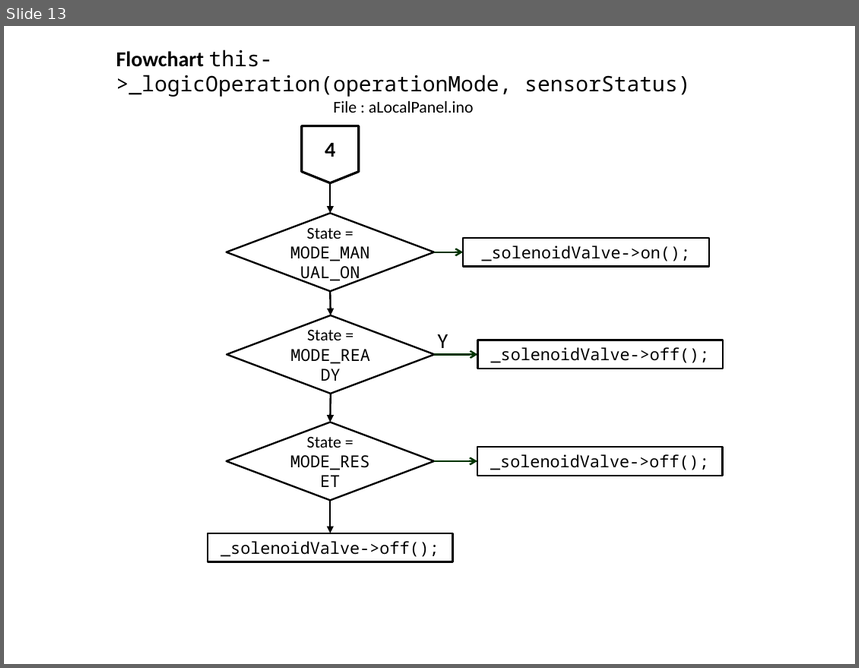
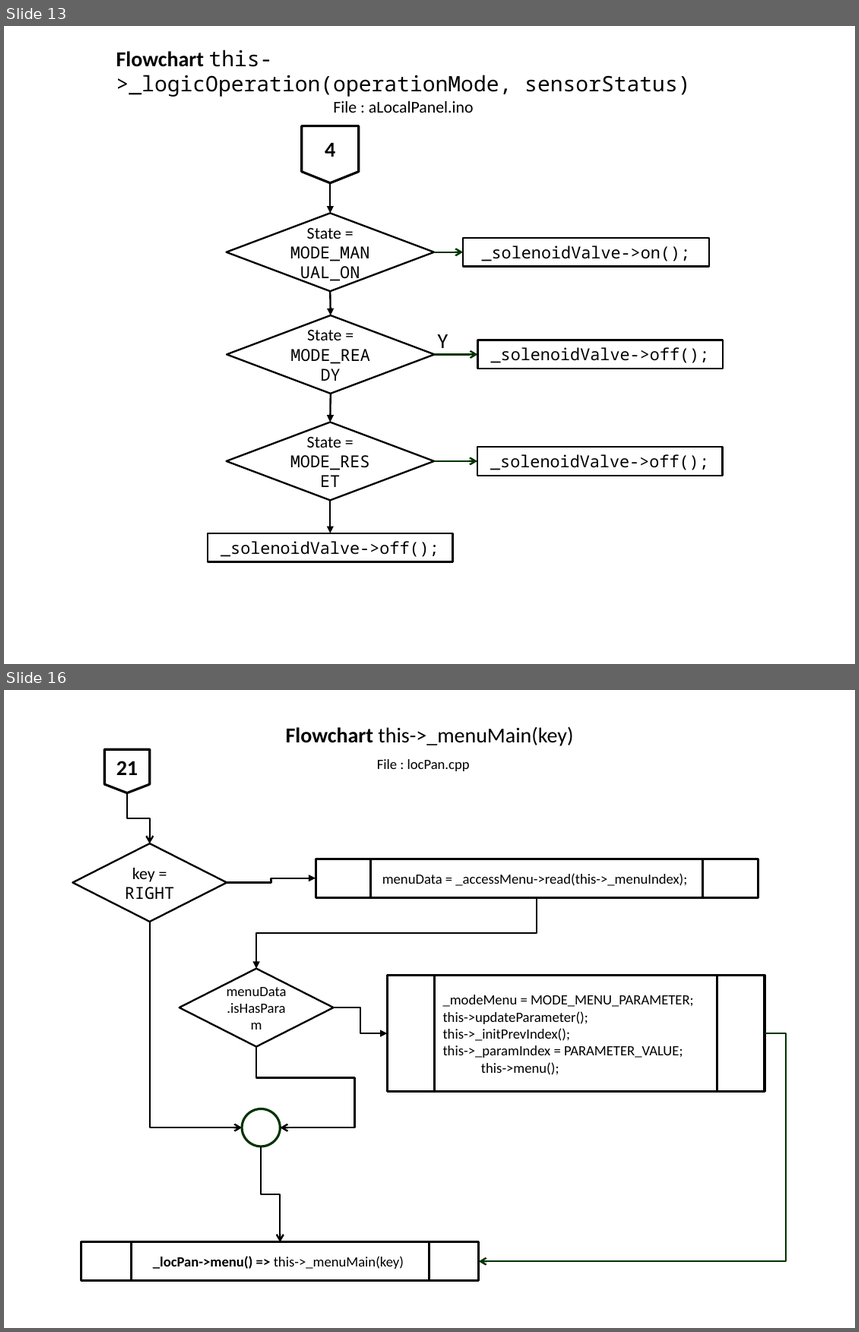
Before and after one commit to slametsampon/WFPS, a slide deck: resources/WFPS.pptx. Shown one above the other, each under a label of ours: slide 13 before the commit, slides 13 and 16 after it; the slides between them are not shown. The pictures are 859x668 and 859x1332 pixels, drawn with LibreOffice and Linux fonts; fonts in the diff are those of the drawing; background and template pictures are left out. Boxes give left, top, right and bottom in pixels: in the first picture for what was removed or moved away, otherwise in the second. Text is boxed around its words. In the diff, an @@ line names an element or a change of style, - is before the commit and + after.

Commit message:
Update Flowchart _locPan->menu()

```diff
--- a/resources/WFPS.pptx
+++ b/resources/WFPS.pptx
@@ slide 16 added at <box>4,690,855,1328</box>, background picture (left out) @@
@@ title added at <box>286,726,573,746</box>, 18 pt, text #000000 @@
+Flowchart this->_menuMain(key)
@@ flow chart offpage connector added at <box>104,749,150,793</box>, outline #000000 2 pt, 18 pt, text #000000, bold @@
+21
@@ text added at <box>377,759,470,771</box>, 12 pt, text #000000 @@
+File : locPan.cpp
@@ elbow arrow added from (127, 793) to (150, 844), #000000 1.5 pt @@
@@ diamond added at <box>73,844,227,922</box>, outline #000000 1.5 pt, 14 pt, text #000000 @@
+key = RIGHT
@@ flow chart predefined process added at <box>316,859,758,897</box>, outline #000000 2 pt, 12 pt, text #000000 @@
+menuData = _accessMenu->read(this->_menuIndex);
@@ elbow arrow added from (227, 882) to (316, 878), #000000 1.5 pt @@
@@ elbow arrow added from (537, 897) to (256, 968), #000000 1.5 pt @@
@@ elbow arrow added from (150, 922) to (243, 1128), #000000 1.5 pt @@
@@ diamond added at <box>180,968,333,1046</box>, outline #000000 1.5 pt, 12 pt, text #000000 @@
+menuData.isHasParam
@@ flow chart predefined process added at <box>387,976,764,1092</box>, outline #000000 2 pt, 12 pt, text #000000 @@
+_modeMenu = MODE_MENU_PARAMETER;
+this->updateParameter();
+this->_initPrevIndex();
+this->_paramIndex = PARAMETER_VALUE;
+this->menu();
@@ elbow arrow added from (333, 1008) to (387, 1034), #000000 1.5 pt @@
@@ elbow arrow added from (256, 1046) to (280, 1128), #000000 1.5 pt @@
@@ elbow arrow added from (765, 1034) to (479, 1262), #003300 1.5 pt @@
@@ ellipse added at <box>243,1109,281,1146</box>, outline #003300 2 pt @@
@@ elbow arrow added from (261, 1147) to (280, 1243), #000000 1.5 pt @@
@@ flow chart predefined process added at <box>82,1243,479,1281</box>, outline #000000 2 pt, 12 pt, text #000000 @@
+_locPan->menu() => this->_menuMain(key)
```
Also in this commit, not shown: 9 slides changed, 1 other slide added.
